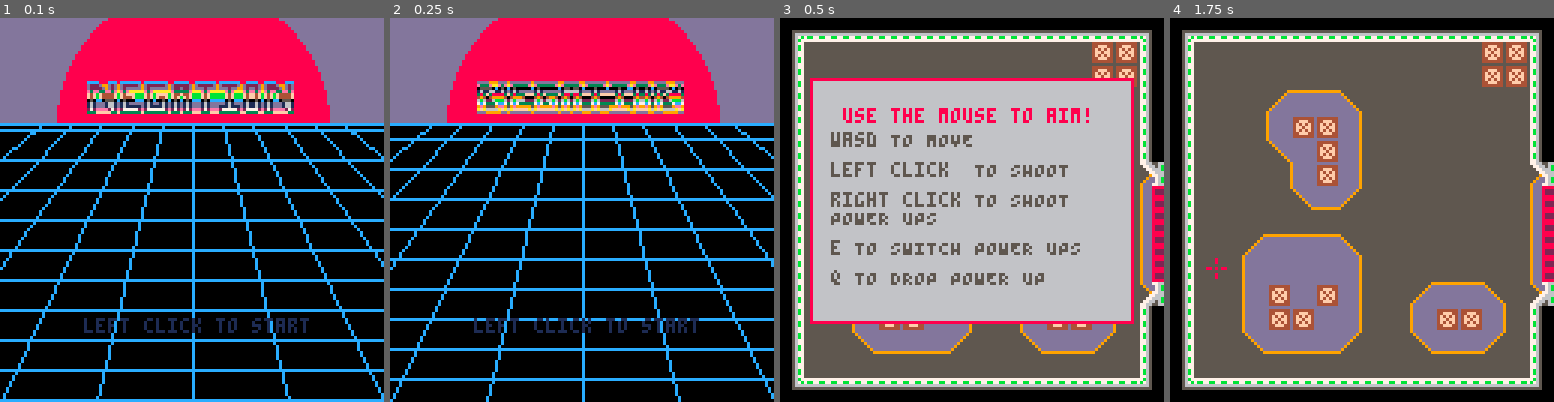
Above: before the commit, frames 1-4 (left to right).
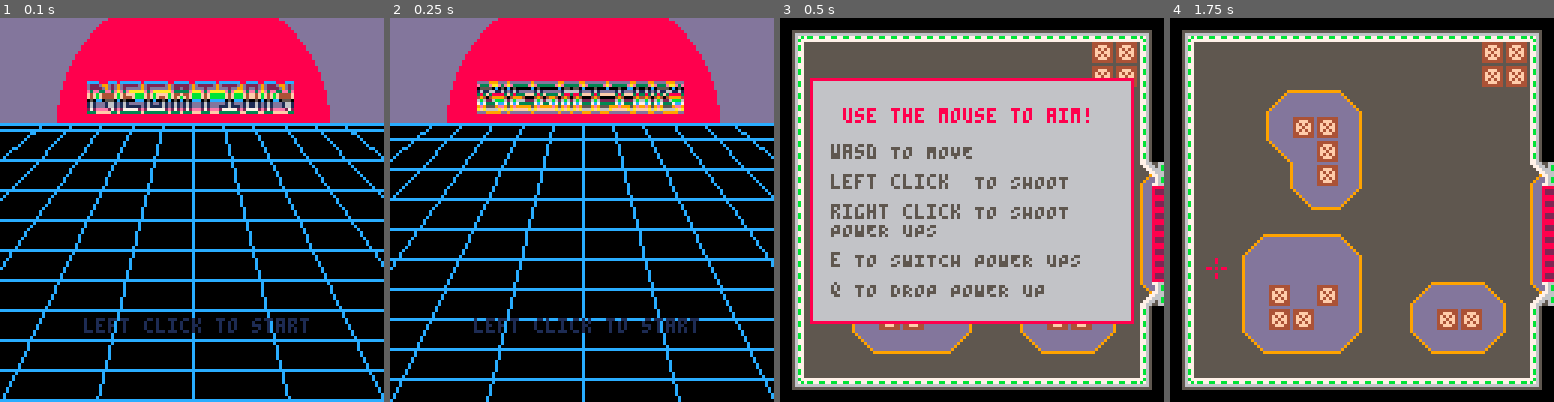
Above: after the commit, the same moments.

Repository: kbrewington/Negation
Game: PICO-8 cartridge negation.p8
The game is run twice, just before and just after one commit, with the same random seed, the same clock (stepped at 60 frames per second) and the same inputs.
Inputs (mouse positions are in pixels of both pictures, inside the frame that each line leads up to):
- Up to frame 1 (0.1 s): no input
- Up to frame 2 (0.25 s): no input
- Up to frame 3 (0.5 s): tap X (X key) at 0.33 s
- Up to frame 4 (1.75 s): click (1450, 121) at 0.67 s; tap O (Z key) at 0.7, 1.7 s; tap X (X key) at 1.07 s; click (1216, 267) at 1.22 s; hold Right from 1.6 s (still down)

Frames 1-2 are identical in both runs. In frame 3, 7.3% of the frame differs, in the area x 13-79%, y 29-73%; in frame 4, nothing differs.

Commit message:
Moved controls down a bit.

Diff:
--- a/negation.p8
+++ b/negation.p8
@@ -577,18 +577,12 @@
   rectfill(11, 21, 116, 100, 6)
 
   print("use the mouse to aim!", 21, 30, 8)
-  print("wasd TO MOVE", 17, 38, 5)
-  print("left click  TO SHOOT", 17, 48, 5)
-  print("right click TO SHOOT", 17, 58, 5)
-  print("POWER UPS", 17, 64, 5)
-  print("e TO SWITCH POWER UPS", 17, 74, 5)
-  print("q TO DROP POWER UP", 17, 84, 5)
-
-  -- print("use: left click to shoot", 18, 55, 5)
-  -- print("middle click to", 38, 65, 5)
-  -- print("switch power ups", 38, 71, 5)
-  -- print("right click to", 38, 81, 5)
-  -- print("shoot power ups", 38, 87, 5)
+  print("wasd TO MOVE", 17, 42, 5)
+  print("left click  TO SHOOT", 17, 52, 5)
+  print("right click TO SHOOT", 17, 62, 5)
+  print("POWER UPS", 17, 68, 5)
+  print("e TO SWITCH POWER UPS", 17, 78, 5)
+  print("q TO DROP POWER UP", 17, 88, 5)
 end
 
 function draw_dialog()
